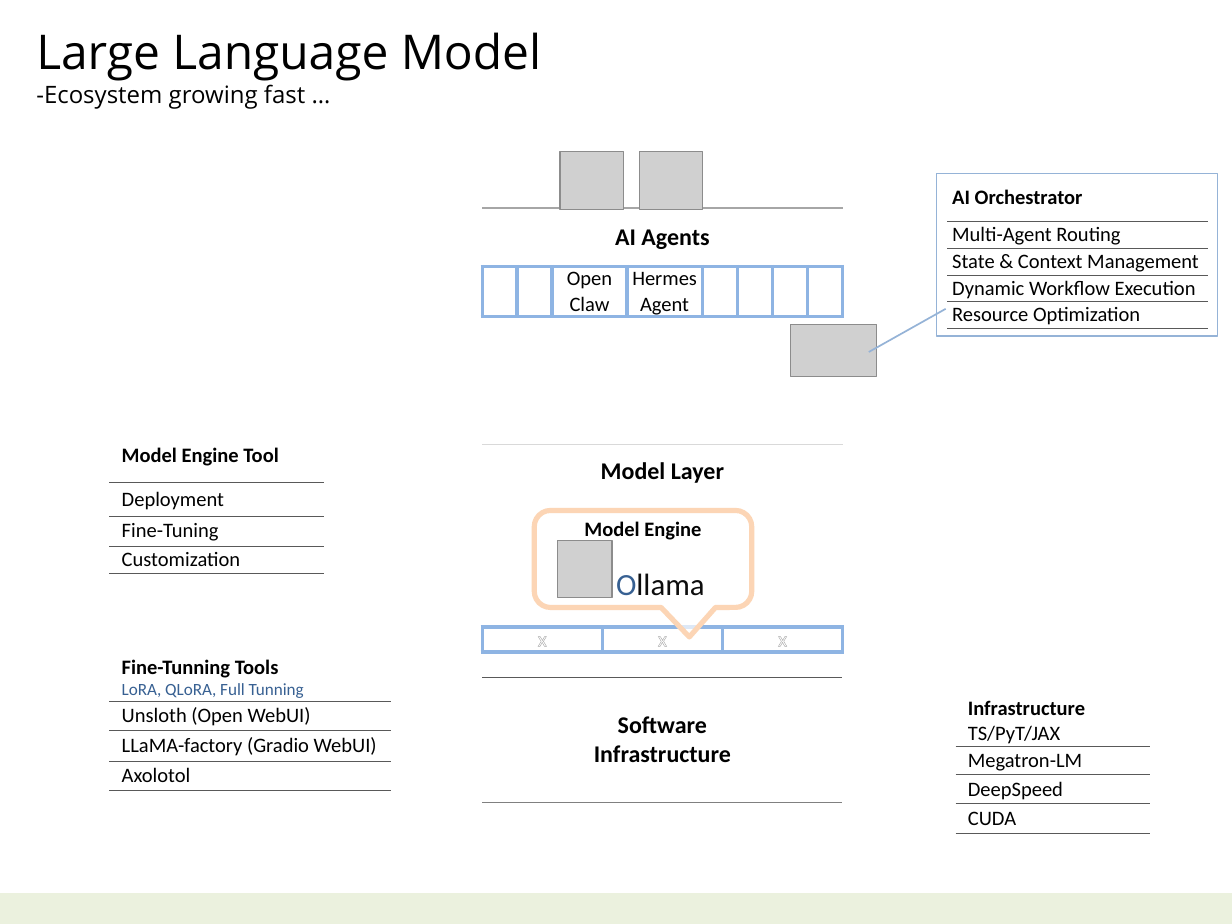
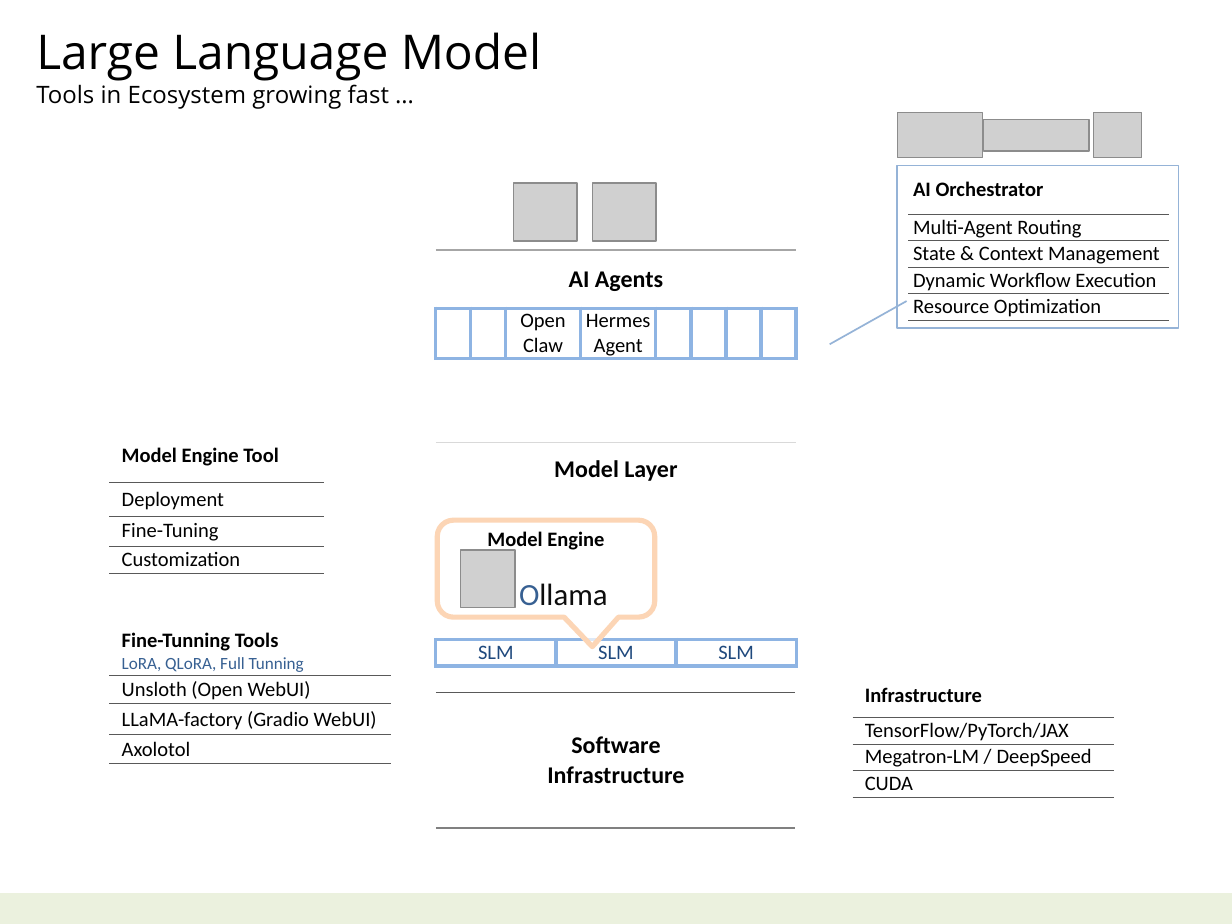
Before and after one commit to navibator/crazy-ai, a slide deck: slide 6 of ai-gemma.pptx. Drawn at 1232x924 pixels with LibreOffice and Linux fonts; fonts in the diff are those of the drawing; grey boxes stand for pictures. Boxes give left, top, right and bottom in pixels: in the first picture for what was removed or moved away, otherwise in the second. Text is boxed around its words. In the diff, an @@ line names an element or a change of style, - is before the commit and + after.

```diff
--- a/ai-gemma.pptx
+++ b/ai-gemma.pptx
@@ text at <box>36,84,389,109</box>: text changed @@
--Ecosystem growing fast …
+Tools in Ecosystem growing fast …
@@ picture added at <box>897,113,982,159</box> @@
@@ picture added at <box>1093,113,1141,159</box> @@
@@ picture added at <box>984,120,1089,152</box> @@
@@ border callout: place and size @@
-border callout at <box>936,174,1217,336</box>
+border callout at <box>897,165,1178,328</box>
@@ table: place and size @@
-table at <box>947,174,1207,329</box>
+table at <box>908,165,1168,321</box>
@@ picture: place and size @@
-picture at <box>561,152,623,209</box>
+picture at <box>514,184,577,241</box>
@@ picture: place and size @@
-picture at <box>639,152,702,209</box>
+picture at <box>593,184,655,241</box>
@@ table: place and size @@
-table at <box>482,208,839,320</box>
+table at <box>436,250,793,362</box>
@@ picture removed at <box>791,324,877,376</box> @@
@@ table at <box>436,442,798,828</box> @@
-row 2: x | x | x
+row 2: SLM | SLM | SLM
@@ fill #FFFFFF at 60% opacity to none in row 2 @@
@@ table: place and size @@
-table at <box>482,445,844,802</box>
+table at <box>436,442,798,828</box>
@@ rounded speech box "Model Engine": place and size @@
-rounded speech box "Model Engine" at <box>535,510,753,607</box>
+rounded speech box "Model Engine" at <box>437,520,655,617</box>
@@ picture: place and size @@
-picture at <box>558,541,612,599</box>
+picture at <box>461,549,515,607</box>
@@ table: place and size @@
-table at <box>110,653,391,790</box>
+table at <box>110,627,391,764</box>
@@ table at <box>853,673,1115,796</box> @@
-row 1, column 1: Infrastructure / TS/PyT/JAX
+row 1, column 1: Infrastructure
-row 2, column 1: Megatron-LM
+row 2, column 1: TensorFlow/PyTorch/JAX
-row 3, column 1: DeepSpeed
+row 3, column 1: Megatron-LM / DeepSpeed
@@ table: place and size @@
-table at <box>956,696,1149,833</box>
+table at <box>853,673,1115,796</box>
```
Also in this commit, not shown: 2 other slides changed, 2 other files.
